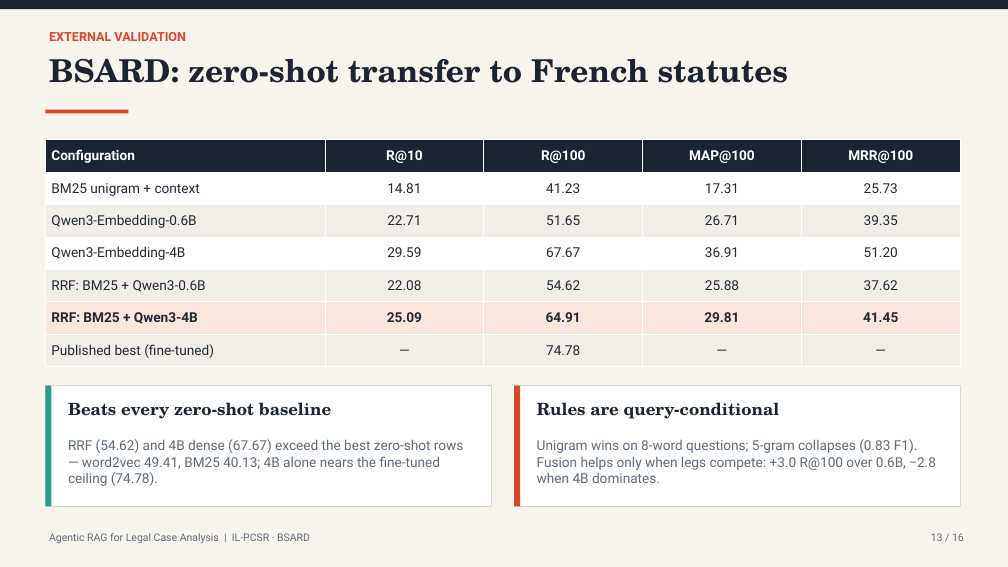
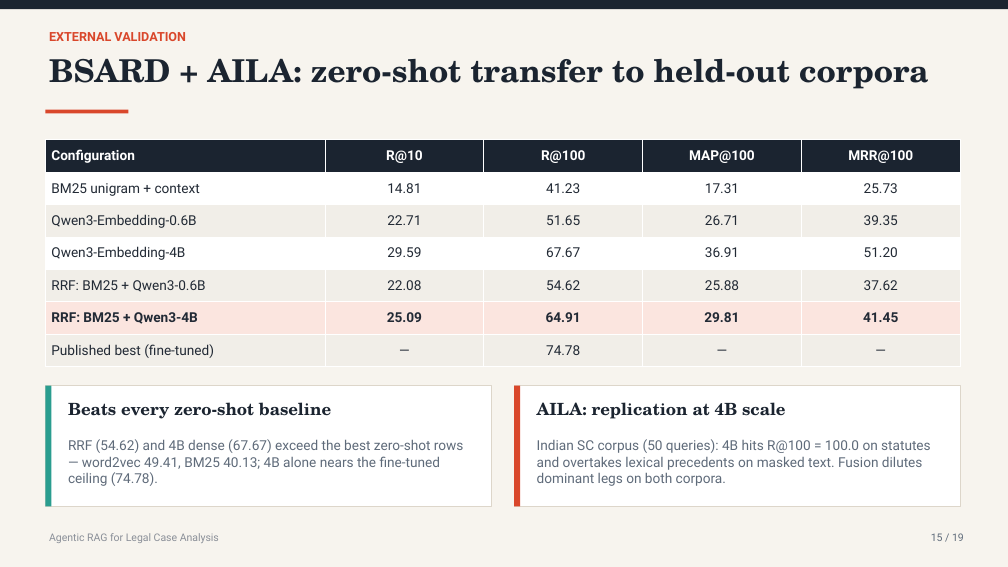
Before and after one commit to sakshi-patil-1111/legal-rag, a slide deck: slide 15 of BTech_Latex_Report/Legal_RAG_Project.pptx (slide 13 before the commit). Drawn at 1008x567 pixels with LibreOffice and Linux fonts; fonts in the diff are those of the drawing. Boxes give left, top, right and bottom in pixels: in the first picture for what was removed or moved away, otherwise in the second. Text is boxed around its words. In the diff, an @@ line names an element or a change of style, - is before the commit and + after.

```diff
--- a/BTech_Latex_Report/Legal_RAG_Project.pptx
+++ b/BTech_Latex_Report/Legal_RAG_Project.pptx
@@ text at box(49, 58, 928, 89): text changed @@
-BSARD: zero-shot transfer to French statutes
+BSARD + AILA: zero-shot transfer to held-out corpora
@@ text at box(537, 402, 785, 419): text changed @@
-Rules are query-conditional
+AILA: replication at 4B scale
@@ text at box(537, 439, 931, 486): text changed @@
-Unigram wins on 8-word questions; 5-gram collapses (0.83 F1). Fusion helps only when legs compete: +3.0 R@100 over 0.6B, −2.8 when 4B dominates.
+Indian SC corpus (50 queries): 4B hits R@100 = 100.0 on statutes and overtakes lexical precedents on masked text. Fusion dilutes dominant legs on both corpora.
@@ text at box(49, 533, 219, 543): text changed; text colour #5F6B7A to #8A8F98 @@
-Agentic RAG for Legal Case Analysis | IL-PCSR · BSARD
+Agentic RAG for Legal Case Analysis
@@ text at box(931, 533, 964, 541): text changed @@
-13 / 16
+15 / 19
```
Also in this commit, not shown: 14 other slides changed, 4 slides added, 1 slide removed.
